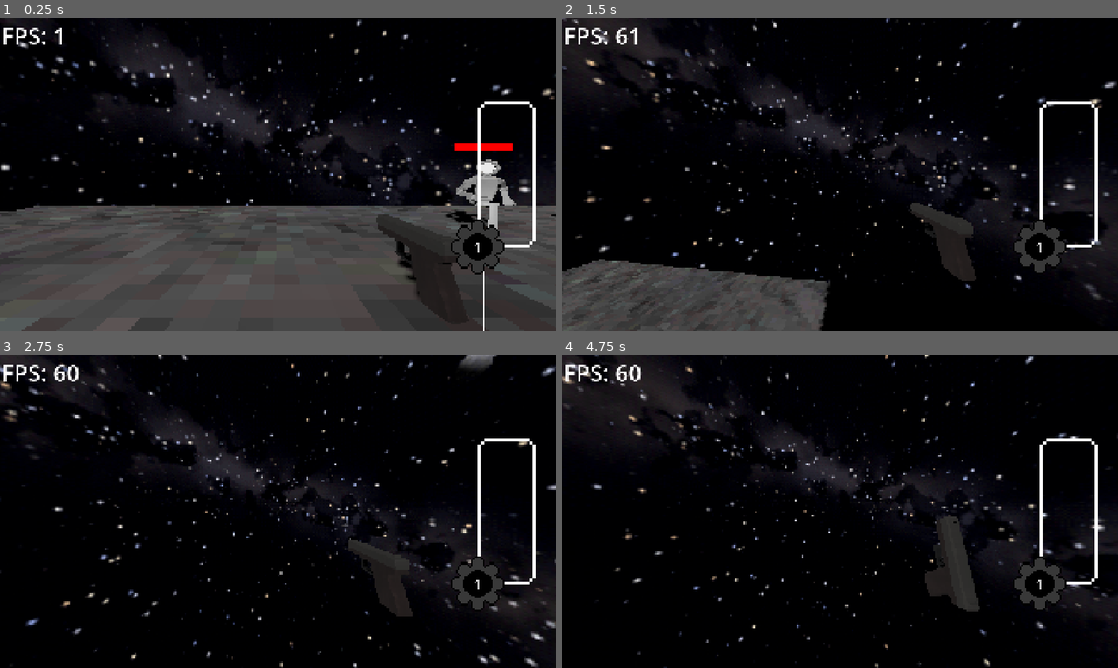
Above: before the commit, frames 1-4 (two rows, left to right).
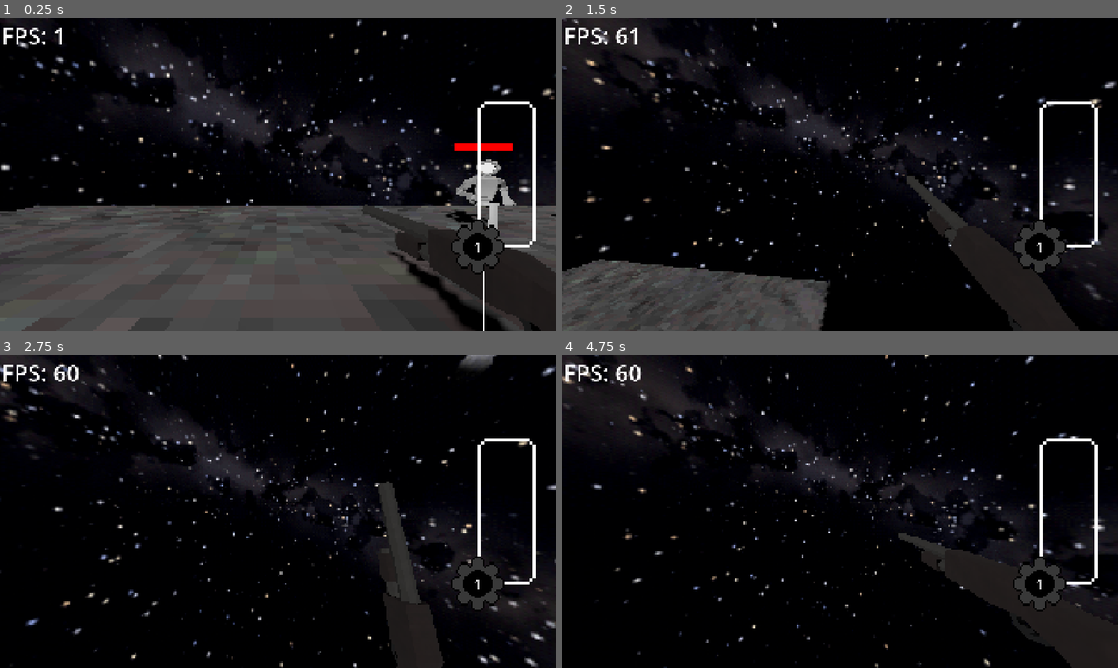
Above: after the commit, the same moments.

Repository: TheM0RSE/GameOff2026
Game: Godot game, scene res://Scenes/Main.tscn
Same seed, same stepped clock (60 frames per second), same inputs: the game is played once before the commit and once after it.
Inputs (mouse positions are in pixels of both pictures, inside the frame that each line leads up to):
- Up to frame 1 (0.25 s): no input
- Up to frame 2 (1.5 s): move the mouse to (867, 174) at 0.52 s; hold W (up) from 0.53 s (still down); click (867, 174) at 0.6 s; tap Space (jump) at 0.77 s; move the mouse to (812, 174) at 1.27 s; tap Shift (Dash) at 1.35 s
- Up to frame 3 (2.75 s): keep holding W (up); tap Space (jump) at 1.52 s; click (250, 511) at 1.55 s; move the mouse to (289, 505) at 2.02 s; hold Ctrl (Slide) from 2.03 s (still down); click (289, 505) at 2.3 s
- Up to frame 4 (4.75 s): keep holding W (up); move the mouse to (834, 517) at 2.77 s; release Ctrl (Slide) at 2.78 s; click (834, 517) at 2.85 s; tap Space (jump) at 3.02, 3.77, 4.52 s; move the mouse to (878, 514) at 3.52 s; click (878, 514) at 3.6 s; move the mouse to (795, 508) at 4.27 s; tap Shift (Dash) at 4.35 s; click (795, 508) at 4.55 s

The runs differ from the first frame. In frame 1, 4.0% of the frame differs, in the area x 65-100%, y 59-100%; in frame 2, 3.9%; in frame 3, 2.7%; in frame 4, 4.4%, in the area x 60-100%, y 51-100%.

Commit message:
Added animation to shotgun; Added temporary shoot sound for shotgun for testing;

Diff:
--- a/Entities/Player/Player.tscn
+++ b/Entities/Player/Player.tscn
@@ -1,7 +1,7 @@
 [gd_scene format=3 uid="uid://c2f7or57sbcfm"]
 
 [ext_resource type="Script" uid="uid://c143gwe7hw56k" path="res://Entities/Player/Player.gd" id="1_3qydi"]
-[ext_resource type="PackedScene" uid="uid://drswxunfysj57" path="res://Weapons/Glock/Glock.tscn" id="2_vweq0"]
+[ext_resource type="PackedScene" uid="uid://drg4t4p1a5vab" path="res://Weapons/Shotgun/Shotgun.tscn" id="3_1des2"]
 [ext_resource type="Texture2D" uid="uid://q84dn3aohufv" path="res://Entities/Player/Crosshair.png" id="3_vweq0"]
 
 [sub_resource type="CapsuleShape3D" id="CapsuleShape3D_3n5wa"]
@@ -17,7 +17,7 @@
 ceiling_ray = NodePath("CeilingRay")
 camera = NodePath("Camera3D")
 weapon_point = NodePath("Camera3D/WeaponPoint")
-weapon_scene = ExtResource("2_vweq0")
+weapon_scene = ExtResource("3_1des2")
 
 [node name="CollisionShape3D" type="CollisionShape3D" parent="." unique_id=2110840047]
 shape = SubResource("CapsuleShape3D_3n5wa")
--- a/Weapons/Glock/Glock.tscn
+++ b/Weapons/Glock/Glock.tscn
@@ -3,21 +3,6 @@
 [ext_resource type="Script" uid="uid://wuc62gwwoqgx" path="res://Weapons/WeaponScript.gd" id="1_wdrh0"]
 [ext_resource type="PackedScene" uid="uid://bpo2s2glog4gk" path="res://Weapons/Glock/Glock.glb" id="2_egyqe"]
 [ext_resource type="AudioStream" uid="uid://n41t21edpkgr" path="res://Weapons/Glock/GlockPow.wav" id="3_mdspr"]
-
-[sub_resource type="Animation" id="Animation_14aeu"]
-resource_name = "Glock_Shoot"
-tracks/0/type = "value"
-tracks/0/imported = false
-tracks/0/enabled = true
-tracks/0/path = NodePath("Model:rotation")
-tracks/0/interp = 1
-tracks/0/loop_wrap = true
-tracks/0/keys = {
-"times": PackedFloat32Array(0.033333335, 0.16666667, 0.36666667),
-"transitions": PackedFloat32Array(0.0824694, 1.2311442, 1),
-"update": 0,
-"values": [Vector3(0, 0, 0), Vector3(0, 0, -1.3063504), Vector3(0, 0, 0)]
-}
 
 [sub_resource type="Animation" id="Animation_5idwt"]
 length = 0.001
@@ -34,10 +19,25 @@
 "values": [Vector3(0, 0, 0)]
 }
 
+[sub_resource type="Animation" id="Animation_14aeu"]
+resource_name = "Shoot"
+tracks/0/type = "value"
+tracks/0/imported = false
+tracks/0/enabled = true
+tracks/0/path = NodePath("Model:rotation")
+tracks/0/interp = 1
+tracks/0/loop_wrap = true
+tracks/0/keys = {
+"times": PackedFloat32Array(0.033333335, 0.16666667, 0.36666667),
+"transitions": PackedFloat32Array(0.0824694, 1.2311442, 1),
+"update": 0,
+"values": [Vector3(0, 0, 0), Vector3(0, 0, -1.3063504), Vector3(0, 0, 0)]
+}
+
 [sub_resource type="AnimationLibrary" id="AnimationLibrary_pxitb"]
 _data = {
-&"Glock_Shoot": SubResource("Animation_14aeu"),
-&"RESET": SubResource("Animation_5idwt")
+&"RESET": SubResource("Animation_5idwt"),
+&"Shoot": SubResource("Animation_14aeu")
 }
 
 [node name="Glock" type="Node3D" unique_id=1205406264 node_paths=PackedStringArray("shoot_sfx", "animation_player")]
--- a/Weapons/Shotgun/Shotgun.tscn
+++ b/Weapons/Shotgun/Shotgun.tscn
@@ -2,9 +2,56 @@
 
 [ext_resource type="Script" uid="uid://wuc62gwwoqgx" path="res://Weapons/WeaponScript.gd" id="1_axhlk"]
 [ext_resource type="PackedScene" uid="uid://c8ijcnl55st62" path="res://Weapons/Shotgun/Shotgun.glb" id="1_tqfqr"]
+[ext_resource type="AudioStream" uid="uid://n41t21edpkgr" path="res://Weapons/Glock/GlockPow.wav" id="3_x3vbk"]
 
-[node name="Shotgun" type="Node3D" unique_id=1486719328]
+[sub_resource type="Animation" id="Animation_x3vbk"]
+length = 0.001
+tracks/0/type = "value"
+tracks/0/imported = false
+tracks/0/enabled = true
+tracks/0/path = NodePath("Model:rotation")
+tracks/0/interp = 1
+tracks/0/loop_wrap = true
+tracks/0/keys = {
+"times": PackedFloat32Array(0),
+"transitions": PackedFloat32Array(1),
+"update": 0,
+"values": [Vector3(0, 0, 0)]
+}
+
+[sub_resource type="Animation" id="Animation_3ycso"]
+resource_name = "Shoot"
+tracks/0/type = "value"
+tracks/0/imported = false
+tracks/0/enabled = true
+tracks/0/path = NodePath("Model:rotation")
+tracks/0/interp = 1
+tracks/0/loop_wrap = true
+tracks/0/keys = {
+"times": PackedFloat32Array(0, 0.13333334, 1),
+"transitions": PackedFloat32Array(0.21763788, 1.4640859, 1),
+"update": 0,
+"values": [Vector3(0, 0, 0), Vector3(0, 0, -1.5707964), Vector3(0, 0, 0)]
+}
+
+[sub_resource type="AnimationLibrary" id="AnimationLibrary_w68gx"]
+_data = {
+&"RESET": SubResource("Animation_x3vbk"),
+&"Shoot": SubResource("Animation_3ycso")
+}
+
+[node name="Shotgun" type="Node3D" unique_id=1486719328 node_paths=PackedStringArray("shoot_sfx", "animation_player")]
 script = ExtResource("1_axhlk")
+shoot_sfx = NodePath("ShootSFX")
+animation_player = NodePath("AnimationPlayer")
+damage = 40
+shoot_rate = 1.0
 
 [node name="Model" parent="." unique_id=1291959369 instance=ExtResource("1_tqfqr")]
-transform = Transform3D(0.15, 0, 0, 0, 0.15, 0, 0, 0, 0.15, 0, 0, 0)
+transform = Transform3D(0.14999999, 0, 0, 0, 0.14999999, 0, 0, 0, 0.14999999, 0, 0, 0)
+
+[node name="ShootSFX" type="AudioStreamPlayer3D" parent="." unique_id=1418159826]
+stream = ExtResource("3_x3vbk")
+
+[node name="AnimationPlayer" type="AnimationPlayer" parent="." unique_id=1665587856]
+libraries/ = SubResource("AnimationLibrary_w68gx")
--- a/Weapons/WeaponScript.gd
+++ b/Weapons/WeaponScript.gd
@@ -40,11 +40,13 @@
 		get_tree().current_scene.add_child(box)
 		# TESTING
 
-	shoot_rate_timer = 0.2
-	shoot_sfx.stop()
-	shoot_sfx.play()
-	animation_player.stop()
-	animation_player.play("Glock_Shoot")
+	shoot_rate_timer = shoot_rate
+	if shoot_sfx:
+		shoot_sfx.stop()
+		shoot_sfx.play()
+	if animation_player:
+		animation_player.stop()
+		animation_player.play("Shoot")
 
 func _process(delta):
 	shoot_rate_timer -= delta
